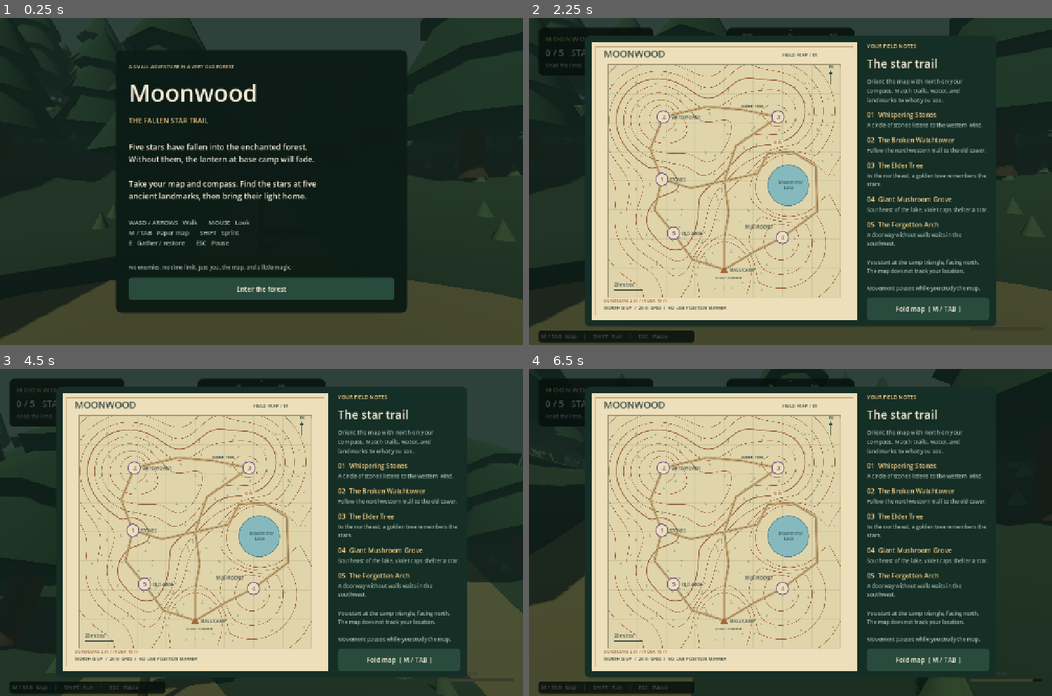
Above: before the commit, frames 1-4 (two rows, left to right).
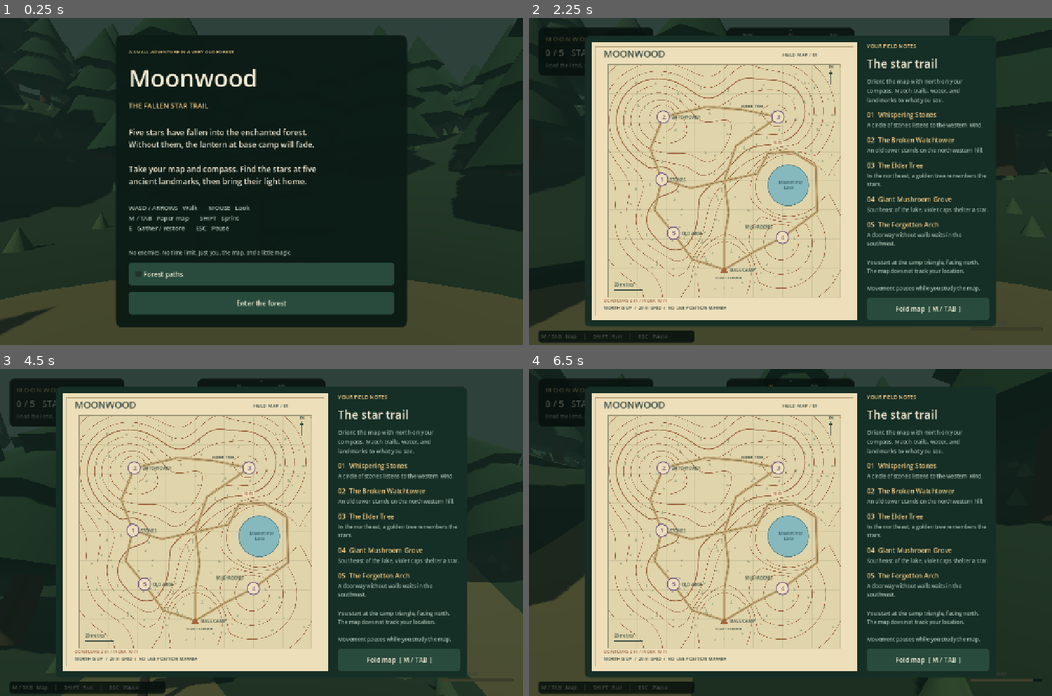
Above: after the commit, the same moments.

Repository: LosManos/FantasiaOrientaatio
Game: Godot game, scene res://scenes/main.tscn
Same seed, same stepped clock (60 frames per second), same inputs: the game is played once before the commit and once after it.
Inputs (mouse positions are in pixels of both pictures, inside the frame that each line leads up to):
- Up to frame 1 (0.25 s): no input
- Up to frame 2 (2.25 s): click (790, 273) at 0.5 s, where only the run after the commit has a clickable "Forest paths"; click "Enter the forest" at 1.25 s; tap M (map) at 2 s; move the mouse to (816, 181) at 2.02 s; hold W (move_forward) from 2.03 s (still down); hold E (interact) from 2.03 s (still down)
- Up to frame 3 (4.5 s): release W (move_forward) at 2.75 s; release E (interact) at 2.75 s; click "Fold map [ M / TAB ]" at 2.75 s; tap M (map) at 3.5, 4.25 s; move the mouse to (235, 532) at 3.52 s; hold W (move_forward) 3.53-4.28 s; tap Shift (sprint) at 3.6 s; move the mouse to (313, 460) at 4.27 s; hold D (move_right) from 4.28 s (still down); tap Tab at 4.35 s
- Up to frame 4 (6.5 s): tap M (map) at 5, 6.4 s; move the mouse to (764, 597) at 5.02 s; release D (move_right) at 5.03 s; hold W (move_forward) from 5.03 s (still down); tap E (interact) at 5.1 s; move the mouse to (827, 535) at 5.77 s; hold Shift (sprint) from 5.78 s (still down)

The runs differ from the first frame. In frame 1, 18% of the frame differs, in the area x 0-100%, y 0-98%; in frame 2, 0.2%; in frame 3, 0.2%; in frame 4, 0.2%.

Commit message:
feature:Path is optional [ai]

Diff:
--- a/scripts/forest_map.gd
+++ b/scripts/forest_map.gd
@@ -7,6 +7,7 @@
 const CONTOUR_INK := Color("#9b613b")
 
 var collected: Array[bool] = [false, false, false, false, false]
+var paths_enabled := false
 var map_rect := Rect2()
 var font: Font
 var contours: Array[Dictionary] = []
@@ -57,12 +58,13 @@
 			points.append(map_point(point))
 		var is_index: bool = contour.elevation % int(WorldData.INDEX_INTERVAL) == 0
 		draw_multiline(points, CONTOUR_INK, 1.8 if is_index else 0.9, true)
-	for path in WorldData.PATHS:
-		var points := PackedVector2Array()
-		for point in path:
-			points.append(map_point(point))
-		draw_polyline(points, Color("#c6ac79"), 6, true)
-		draw_polyline(points, Color("#957c56"), 1.5, true)
+	if paths_enabled:
+		for path in WorldData.PATHS:
+			var points := PackedVector2Array()
+			for point in path:
+				points.append(map_point(point))
+			draw_polyline(points, Color("#c6ac79"), 6, true)
+			draw_polyline(points, Color("#957c56"), 1.5, true)
 	var lake := map_point(WorldData.LAKE)
 	draw_circle(lake, WorldData.LAKE_RADIUS / 160 * side, Color("#86b9bd"))
 	draw_arc(lake, WorldData.LAKE_RADIUS / 160 * side, 0, TAU, 40, Color("#527f86"), 1.5, true)
--- a/scripts/main.gd
+++ b/scripts/main.gd
@@ -35,6 +35,7 @@
 var win_summary: Label
 var audio: AudioStreamPlayer
 var sound_enabled := true
+var paths_enabled := false
 
 
 func _ready() -> void:
@@ -133,6 +134,14 @@
 
 
 func start_game() -> void:
+	if world.paths_enabled != paths_enabled:
+		remove_child(world)
+		world.queue_free()
+		world = WorldScript.new()
+		world.name = "Forest"
+		world.paths_enabled = paths_enabled
+		add_child(world)
+	paper_map.paths_enabled = paths_enabled
 	collected.fill(false)
 	for star in world.stars:
 		star.show()
@@ -349,6 +358,11 @@
 	column.add_child(label("WASD / ARROWS   Walk       MOUSE   Look\nM / TAB   Paper map       SHIFT   Sprint\nE   Gather / restore       ESC   Pause", 15, MUTED))
 	column.add_child(spacer(8))
 	column.add_child(label("No enemies. No time limit. Just you, the map, and a little magic.", 13, MUTED))
+	var paths_option := CheckBox.new()
+	paths_option.text = "Forest paths"
+	paths_option.button_pressed = paths_enabled
+	paths_option.toggled.connect(func(enabled: bool) -> void: paths_enabled = enabled)
+	column.add_child(paths_option)
 	column.add_child(button("Enter the forest", start_game))
 
 
--- a/scripts/world.gd
+++ b/scripts/world.gd
@@ -10,7 +10,7 @@
 const INDEX_INTERVAL := 10.0
 const CONTROLS := [
 	{"name": "Whispering Stones", "position": Vector2(-43, -1), "clue": "A circle of stones listens to the western wind."},
-	{"name": "The Broken Watchtower", "position": Vector2(-42, -44), "clue": "Follow the northwestern trail to the old tower."},
+	{"name": "The Broken Watchtower", "position": Vector2(-42, -44), "clue": "An old tower stands on the northwestern hill."},
 	{"name": "The Elder Tree", "position": Vector2(37, -44), "clue": "In the northeast, a golden tree remembers the stars."},
 	{"name": "Giant Mushroom Grove", "position": Vector2(40, 39), "clue": "Southeast of the lake, violet caps shelter a star."},
 	{"name": "The Forgotten Arch", "position": Vector2(-35, 36), "clue": "A doorway without walls waits in the southwest."},
@@ -26,6 +26,8 @@
 	[Vector2(0, 61), Vector2(-22, 54), Vector2(-35, 36)],
 	[Vector2(-35, 36), Vector2(-48, 20), Vector2(-43, -1)],
 ]
+
+@export var paths_enabled := false
 
 var rng := RandomNumberGenerator.new()
 var stars: Array[Node3D] = []
@@ -108,7 +110,9 @@
 	star_material = material(Color("#ffe8a1"), Color("#ffc957"))
 	_make_environment()
 	_make_ground()
-	_make_paths()
+	if paths_enabled:
+		_make_paths()
+	_make_clearings()
 	_make_forest()
 	_make_landmarks()
 	_make_stars()
@@ -222,10 +226,14 @@
 					surface.add_vertex(terrain_point(corners[corner], 0.045))
 			cylinder(Vector3(start.x, 0.02, start.y), 1.7, 0.04, path_material, 12)
 	var trails := MeshInstance3D.new()
+	trails.name = "Trails"
 	trails.mesh = surface.commit()
 	trails.material_override = path_material
 	add_child(trails)
-	cylinder(Vector3(CAMP.x, 0.03, CAMP.y), 7.0, 0.06, path_material, 24)
+
+
+func _make_clearings() -> void:
+	cylinder(Vector3(CAMP.x, 0.03, CAMP.y), 7.0, 0.06, material(Color("#8d8560")), 24)
 	for control in CONTROLS:
 		var point: Vector2 = control.position
 		cylinder(Vector3(point.x, 0.035, point.y), 6.5, 0.07, material(Color("#4d6647")), 20)
@@ -237,6 +245,8 @@
 	for control in CONTROLS:
 		if point.distance_to(control.position) < 8.0 + padding:
 			return true
+	if not paths_enabled:
+		return false
 	for path in PATHS:
 		for index in range(path.size() - 1):
 			var closest := Geometry2D.get_closest_point_to_segment(point, path[index], path[index + 1])
--- a/tests/game_test.gd
+++ b/tests/game_test.gd
@@ -27,6 +27,10 @@
 	check(game.state == game.State.MENU, "starts at title")
 	check(not game.player.active, "movement disabled at title")
 	check(game.world.stars.size() == 5, "five stars generated")
+	check(not game.world.paths_enabled and not game.paper_map.paths_enabled, "paths disabled by default in forest and map")
+	check(not game.world.has_node("Trails"), "path-free forest has no trail mesh")
+	check(not game.world.is_clear(Vector2(0, 40)), "disabled paths do not reserve empty forest corridors")
+	check(game.world.is_clear(WorldData.CAMP), "path-free mode preserves camp clearing")
 	check(game.collected.count(true) == 0, "nothing collected initially")
 	check(InputMap.has_action("map") and InputMap.has_action("interact"), "inputs registered")
 	check(game.world.get_node("Terrain").get_child_count() > 0, "terrain has mesh collision")
@@ -42,7 +46,10 @@
 				break
 		check(consistent, "contour %d matches terrain elevation" % contour.elevation)
 
+	game.paths_enabled = true
 	game.start_game()
+	check(game.world.has_node("Trails") and game.paper_map.paths_enabled, "optional paths enabled in forest and map")
+	check(game.world.is_clear(Vector2(0, 40)), "enabled paths reserve walkable corridors")
 	await physics_frame
 	check(game.state == game.State.PLAYING and game.player.active, "starting enables play")
 	check(game.at_camp(), "spawn is at mapped camp")
@@ -97,7 +104,9 @@
 	check(not game.player.active and game.win_overlay.visible, "victory releases controls and shows summary")
 	check(game.win_summary.text.contains("5 / 5"), "victory summary reports all stars")
 
+	game.paths_enabled = false
 	game.start_game()
+	check(not game.world.has_node("Trails") and not game.paper_map.paths_enabled, "replay can disable paths in forest and map")
 	check(game.collected.count(true) == 0, "replay clears collected controls")
 	check(game.elapsed == 0 and game.steps == 0, "replay resets statistics")
 	for star in game.world.stars:
Not shown, changed: README.md
